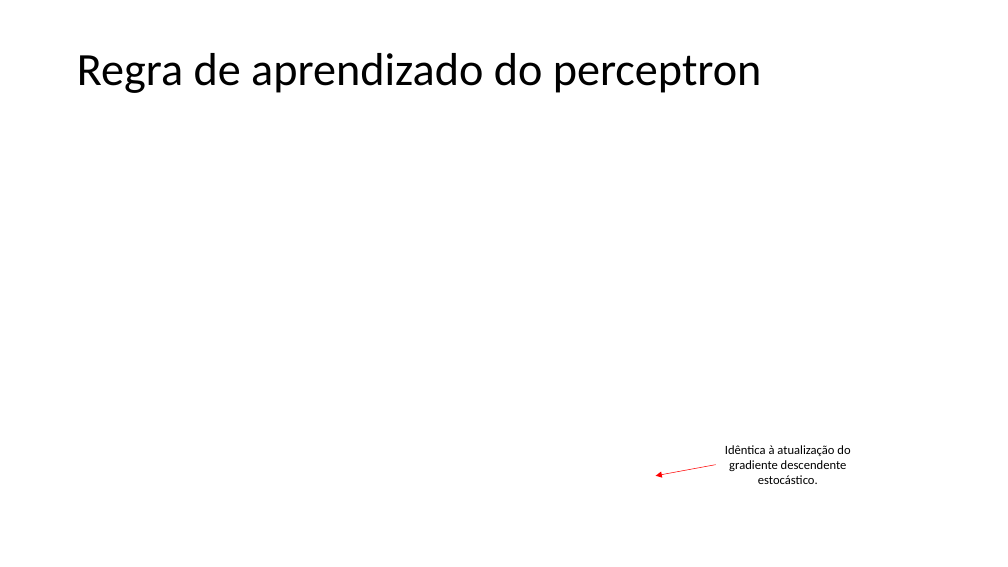
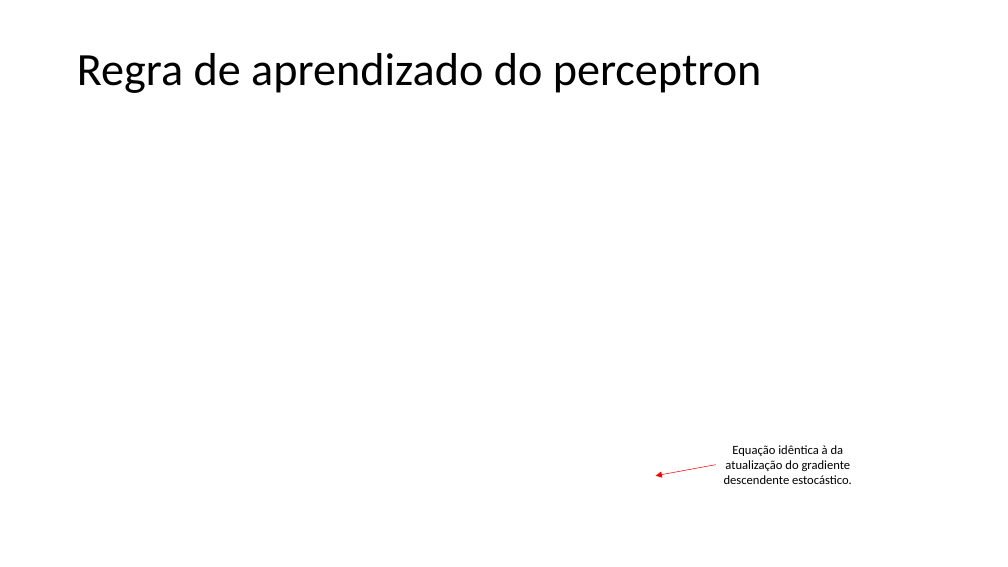
Before and after one commit to zz4fap/t320_aprendizado_de_maquina, a slide deck: slide 17 of slides/T320_Redes_Neurais_Artificiais (Parte I).pptx. Drawn at 1008x567 pixels with LibreOffice and Linux fonts; fonts in the diff are those of the drawing; grey boxes stand for pictures. Boxes give left, top, right and bottom in pixels: in the first picture for what was removed or moved away, otherwise in the second. Text is boxed around its words. In the diff, an @@ line names an element or a change of style, - is before the commit and + after.

```diff
--- a/slides/T320_Redes_Neurais_Artificiais (Parte I).pptx
+++ b/slides/T320_Redes_Neurais_Artificiais (Parte I).pptx
@@ text at (724, 445, 852, 484): text changed @@
-Idêntica à atualização do gradiente descendente estocástico.
+Equação idêntica à da atualização do gradiente descendente estocástico.
```
Also in this commit, not shown: 4 other slides changed, 1 slide added, 1 slide removed, 1 other file.
